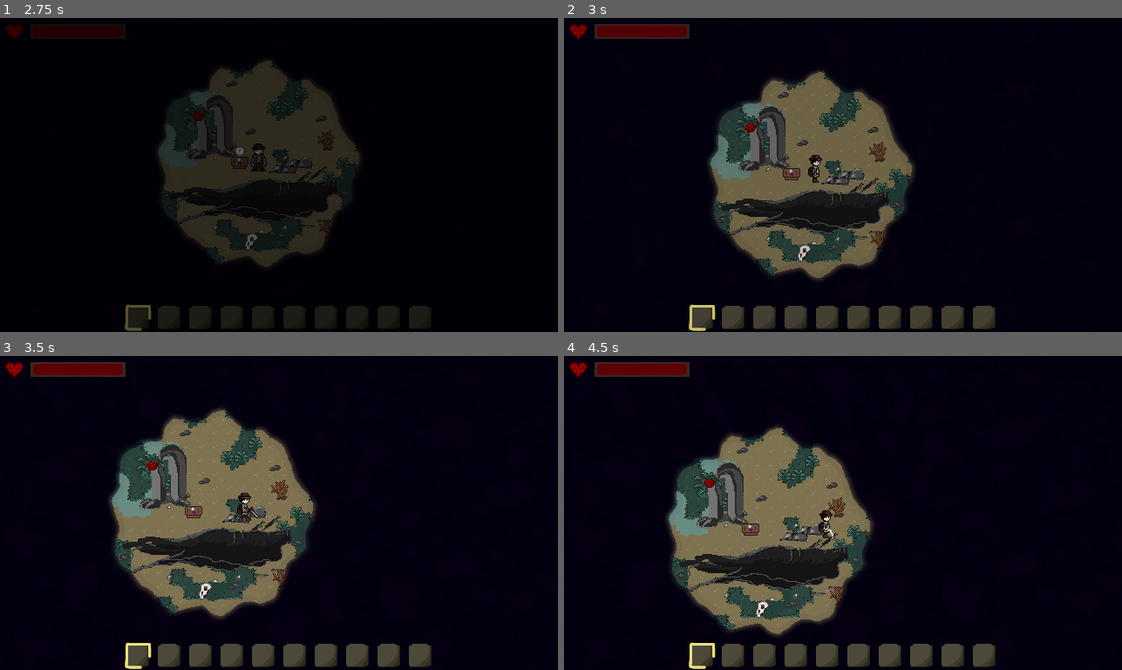
Above: before the commit, frames 1-4 (two rows, left to right).
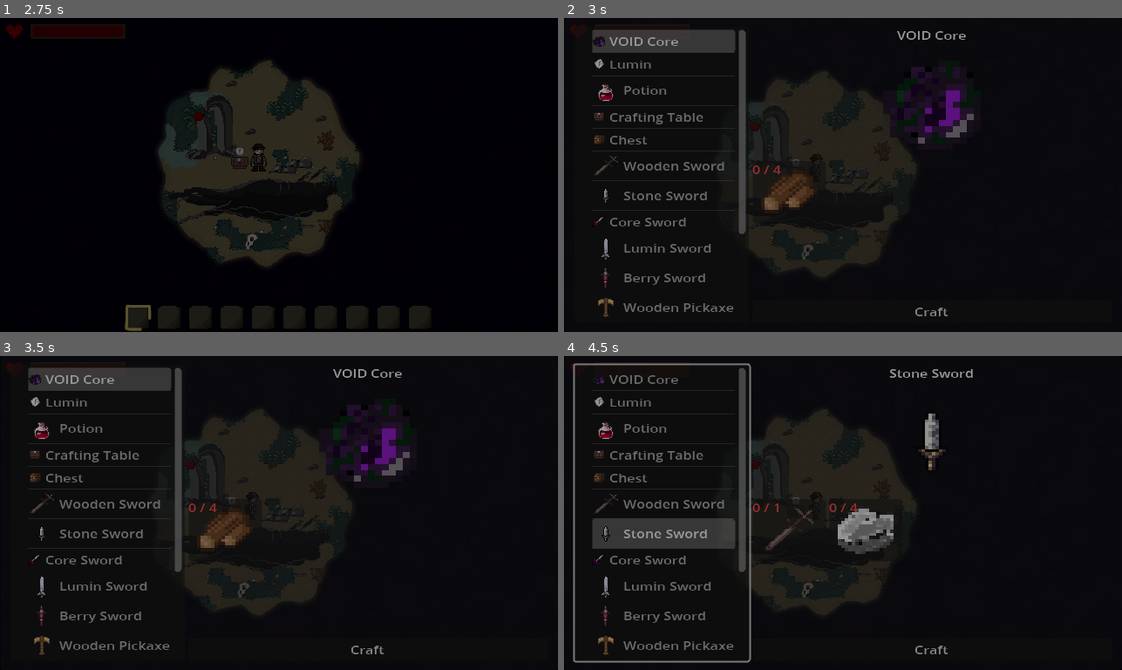
Above: after the commit, the same moments.

Repository: TimoRoggel/EverDark
Game: Godot game, scene res://UI/Main menu/main_menu.tscn
Two runs of this game, one before a commit and one after it. Both use one fixed random seed, a clock stepped at 60 frames per second and the inputs below. The engine's default icon, where the game draws it, is replaced by a stand-in: a white triangle on a blue panel in a dark square. Sound files missing from this copy of the repository are replaced by a short silence.
Inputs (mouse positions are in pixels of both pictures, inside the frame that each line leads up to):
- Up to frame 1 (2.75 s): click "Start a new game" at 0.5 s; click "Start a new game" at 1.25 s; click "OK" at 2 s
- Up to frame 2 (3 s): tap Enter at 2.75 s; move the mouse to (965, 159) at 2.77 s; hold D (right) from 2.78 s (still down); tap F (interact) at 2.85 s; click (965, 159) at 2.92 s
- Up to frame 3 (3.5 s): keep holding D (right)
- Up to frame 4 (4.5 s): release D (right) at 3.5 s; drag from (731, 528) to (843, 500) at 3.52 s; move the mouse to (898, 443) at 4.27 s; hold D (right) from 4.28 s (still down); hold Right mouse button (block) from 4.28 s (still down)

Frame 1 is identical in both runs. In frame 2, 23% of the frame differs, in the area x 0-78%, y 1-100%; in frame 3, 27%; in frame 4, 27%.

Commit message:
Add pause game on opening crafting table and chest

Diff:
--- a/Chest/chest.gd
+++ b/Chest/chest.gd
@@ -16,6 +16,8 @@
 
 func _ready() -> void:
 	await get_tree().physics_frame
+	self.process_mode = Node.PROCESS_MODE_ALWAYS
+	chest_inventory.process_mode = Node.PROCESS_MODE_ALWAYS
 	chest_input = GameManager.player.get_component(InputComponent)
 	chest_input.pickup.connect(_on_pickup)
 
--- a/Crafting/crafting.gd
+++ b/Crafting/crafting.gd
@@ -12,6 +12,7 @@
 
 func _ready() -> void:
 	await get_tree().physics_frame
+	self.process_mode = Node.PROCESS_MODE_ALWAYS
 	crafting_input = GameManager.player.get_component(InputComponent)
 	crafting_input.pickup.connect(_on_pickup)
 
@@ -46,7 +47,11 @@
 func toggle_ui(controller: PlayerController) -> void:
 	if controller:
 		crafting_ui.inventory = controller.inventory
-	crafting_ui.visible = !crafting_ui.visible
-	if controller.hotbar:
-		hotbar = controller.hotbar
-		hotbar.visible = !crafting_ui.visible
+	if !GameManager.ui_open == !crafting_ui.visible:
+		GameManager.ui_open = !crafting_ui.visible
+		crafting_ui.visible = !crafting_ui.visible
+		get_tree().paused = crafting_ui.visible and not GameManager.paused
+		GameManager.paused = get_tree().paused
+		if controller.hotbar:
+			hotbar = controller.hotbar
+			hotbar.visible = !crafting_ui.visible
--- a/UI/Pause Menu/pause_menu.gd
+++ b/UI/Pause Menu/pause_menu.gd
@@ -28,12 +28,18 @@
 		_pause()
 
 func _pause() -> void:
-	get_tree().paused = true
+	if not GameManager.paused and not GameManager.ui_open:
+		get_tree().paused = true
+		GameManager.paused = true
+		GameManager.ui_open = true
 	visible = true
 	paused = true
 
 func _resume() -> void:
-	get_tree().paused = false
+	if GameManager.paused and not GameManager.ui_open:
+		get_tree().paused = false
+		GameManager.paused = false
+		GameManager.ui_open = false
 	visible = false
 	paused = false
 
--- a/data/recipes.csv
+++ b/data/recipes.csv
@@ -1,6 +1,6 @@
 "id","name","rewards","costs"
 "0","wooden core","[1]","[5;5;5;5]"
-"1","lumin","[0]","[1;1]"
+"1","lumin","[0]","[]"
 "2","potion","[2]","[1]"
 "3","crafting table","[3]","[5;5;5;0;0]"
 "4","chest","[4]","[5;5;5;5;5;5;5]"
--- a/scenes/characters/player.tscn
+++ b/scenes/characters/player.tscn
@@ -620,6 +620,7 @@
 metadata/_custom_type_script = "uid://1ymurug5rwwb"
 
 [node name="movement" type="Node2D" parent="components"]
+process_mode = 1
 script = ExtResource("4_kqtwu")
 step_sounds = Array[AudioStream]([ExtResource("16_yyjep"), ExtResource("17_6aj6e"), ExtResource("18_n7k00"), ExtResource("19_lnpl6"), ExtResource("20_5bn3a"), ExtResource("21_tnye5")])
 step_cooldown = 0.02
--- a/scripts/globals/game_manager.gd
+++ b/scripts/globals/game_manager.gd
@@ -6,6 +6,8 @@
 var main_camera_component: CameraComponent = null
 var player: PlayerController = null
 var ui_opened_conditions: Dictionary[String, Callable] = {}
+var paused : bool = false
+var ui_open : bool = false
 
 func _process(_delta: float) -> void:
 	if slowdown_timer <= Time.get_ticks_msec():
--- a/scripts/tools/runnables/chest_runnable.gd
+++ b/scripts/tools/runnables/chest_runnable.gd
@@ -27,10 +27,22 @@
 
 func _toggle_ui(controller: PlayerController, chest: Chest) -> void:
 	var new_visible = !chest.chest_inventory.visible
-	chest.chest_inventory.visible = new_visible
-	controller.inventory.container.visible = new_visible
-	chest.open_close_sound.stream = OPEN_SOUND if chest.chest_inventory.visible else CLOSE_SOUND
-	chest.open_close_sound.play()
+	if GameManager.ui_open == !new_visible:
+		if new_visible == true:
+			GameManager.player.process_mode = Node.PROCESS_MODE_ALWAYS
+			controller.animation.animated_sprite.pause()
+		else:
+			GameManager.player.process_mode = Node.PROCESS_MODE_INHERIT
+			controller.animation.animated_sprite.play()
+		controller.hitbox.is_active = !new_visible
+		controller.set_physics_process(!new_visible)
+		GameManager.ui_open = new_visible
+		chest.chest_inventory.visible = new_visible
+		controller.inventory.container.visible = new_visible
+		chest.open_close_sound.stream = OPEN_SOUND if chest.chest_inventory.visible else CLOSE_SOUND
+		chest.open_close_sound.play()
+		controller.get_tree().paused = new_visible and not GameManager.paused
+		GameManager.paused = controller.get_tree().paused
 
 func _pickup(controller: PlayerController, chest: Chest) -> void:
 	for item: InventoryItem in chest.chest_inventory.get_items():
